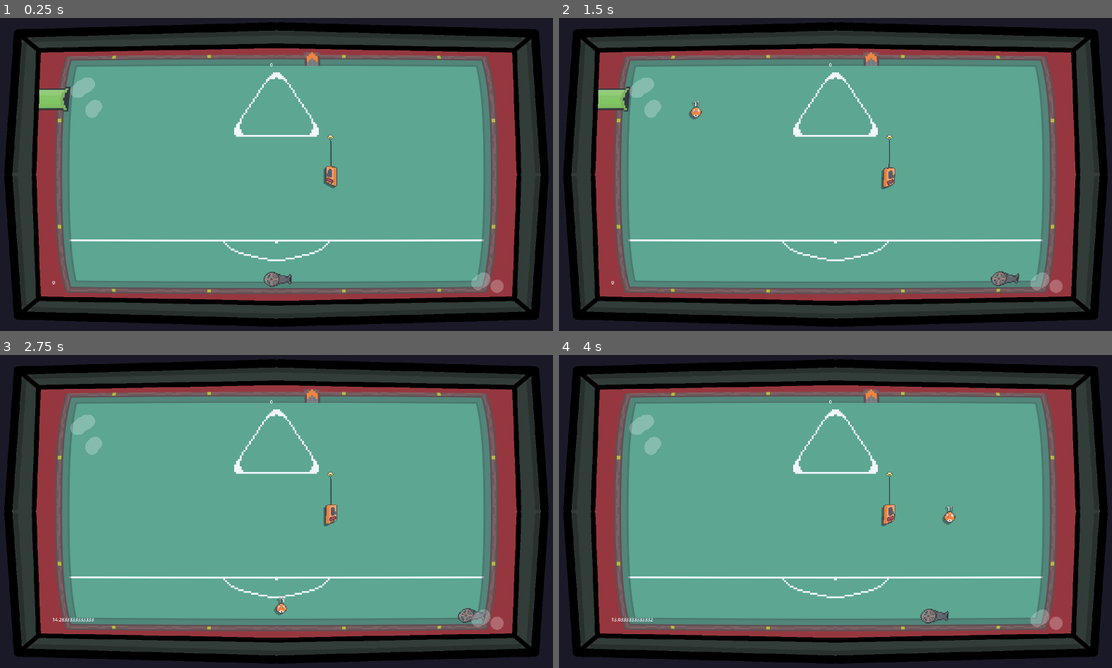
Above: before the commit, frames 1-4 (two rows, left to right).
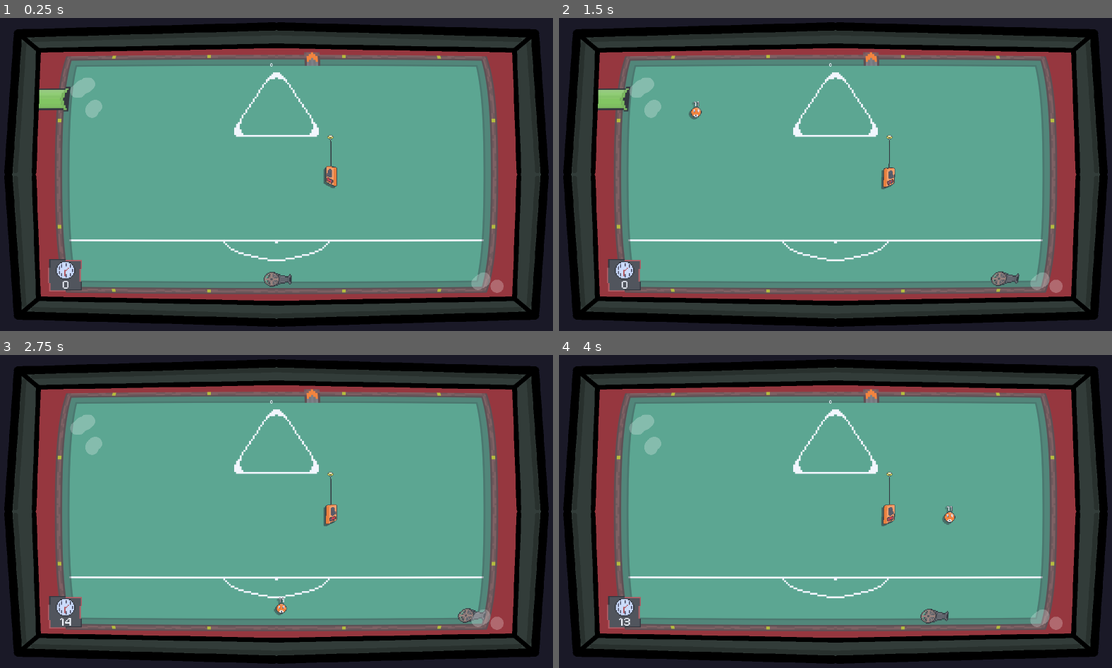
Above: after the commit, the same moments.

Repository: Z3BINI/game-design-final-project
Game: Godot game, scene res://scenes/insane_pool/crazy_pool.tscn
Two runs of this game, one before a commit and one after it. Both use one fixed random seed, a clock stepped at 60 frames per second and the inputs below. The project has no main scene, so this scene is started directly.
Inputs (mouse positions are in pixels of both pictures, inside the frame that each line leads up to):
- Up to frame 1 (0.25 s): no input
- Up to frame 2 (1.5 s): move the mouse to (957, 158) at 0.52 s; hold D (move_right) 0.53-1.28 s; hold E (interact) 0.53-1.28 s; tap Space (jump) at 0.77 s; move the mouse to (724, 190) at 1.27 s; hold S (move_backward) from 1.28 s (still down); click (724, 190) at 1.35 s
- Up to frame 3 (2.75 s): tap Space (jump) at 1.52 s; move the mouse to (331, 442) at 2.02 s; release S (move_backward) at 2.03 s; hold D (move_right) from 2.03 s (still down); hold E (interact) from 2.03 s (still down)
- Up to frame 4 (4 s): move the mouse to (807, 574) at 2.77 s; release D (move_right) at 2.78 s; release E (interact) at 2.78 s; hold W (move_forward) 2.78-3.53 s; click (807, 574) at 2.85 s; tap Space (jump) at 3.02, 3.77 s; move the mouse to (1006, 558) at 3.52 s; hold A (move_left) from 3.53 s (still down); hold E (interact) from 3.53 s (still down)

The runs differ from the first frame. In frame 1, 0.6% of the frame differs, in the area x 8-15%, y 77-88%; in frame 2, 0.6%; in frame 3, 0.6%, in the area x 8-17%, y 77-88%; in frame 4, 0.6%.

Commit message:
Timer art

Diff:
--- a/scenes/insane_pool/balls/color_ball.tscn
+++ b/scenes/insane_pool/balls/color_ball.tscn
@@ -48,6 +48,45 @@
 
 [sub_resource type="StyleBoxFlat" id="StyleBoxFlat_pg6bm"]
 bg_color = Color(0, 1, 0, 1)
+
+[sub_resource type="Animation" id="Animation_gte3n"]
+length = 0.001
+tracks/0/type = "value"
+tracks/0/imported = false
+tracks/0/enabled = true
+tracks/0/path = NodePath("MyPoints:modulate")
+tracks/0/interp = 1
+tracks/0/loop_wrap = true
+tracks/0/keys = {
+"times": PackedFloat32Array(0),
+"transitions": PackedFloat32Array(1),
+"update": 0,
+"values": [Color(1, 1, 1, 1)]
+}
+tracks/1/type = "value"
+tracks/1/imported = false
+tracks/1/enabled = true
+tracks/1/path = NodePath("Subtract:scale")
+tracks/1/interp = 1
+tracks/1/loop_wrap = true
+tracks/1/keys = {
+"times": PackedFloat32Array(0),
+"transitions": PackedFloat32Array(1),
+"update": 0,
+"values": [Vector2(0, 0)]
+}
+tracks/2/type = "value"
+tracks/2/imported = false
+tracks/2/enabled = true
+tracks/2/path = NodePath("Subtract:visible")
+tracks/2/interp = 1
+tracks/2/loop_wrap = true
+tracks/2/keys = {
+"times": PackedFloat32Array(0),
+"transitions": PackedFloat32Array(1),
+"update": 1,
+"values": [false]
+}
 
 [sub_resource type="Animation" id="Animation_a3b6g"]
 resource_name = "reduced_points"
@@ -88,45 +127,6 @@
 "transitions": PackedFloat32Array(1, 1, 1),
 "update": 0,
 "values": [Vector2(1, 1), Vector2(1, 1), Vector2(0, 0)]
-}
-
-[sub_resource type="Animation" id="Animation_gte3n"]
-length = 0.001
-tracks/0/type = "value"
-tracks/0/imported = false
-tracks/0/enabled = true
-tracks/0/path = NodePath("MyPoints:modulate")
-tracks/0/interp = 1
-tracks/0/loop_wrap = true
-tracks/0/keys = {
-"times": PackedFloat32Array(0),
-"transitions": PackedFloat32Array(1),
-"update": 0,
-"values": [Color(1, 1, 1, 1)]
-}
-tracks/1/type = "value"
-tracks/1/imported = false
-tracks/1/enabled = true
-tracks/1/path = NodePath("Subtract:scale")
-tracks/1/interp = 1
-tracks/1/loop_wrap = true
-tracks/1/keys = {
-"times": PackedFloat32Array(0),
-"transitions": PackedFloat32Array(1),
-"update": 0,
-"values": [Vector2(0, 0)]
-}
-tracks/2/type = "value"
-tracks/2/imported = false
-tracks/2/enabled = true
-tracks/2/path = NodePath("Subtract:visible")
-tracks/2/interp = 1
-tracks/2/loop_wrap = true
-tracks/2/keys = {
-"times": PackedFloat32Array(0),
-"transitions": PackedFloat32Array(1),
-"update": 1,
-"values": [false]
 }
 
 [sub_resource type="AnimationLibrary" id="AnimationLibrary_shqjv"]
--- a/scenes/insane_pool/crazy_pool.tscn
+++ b/scenes/insane_pool/crazy_pool.tscn
@@ -7,6 +7,7 @@
 [ext_resource type="Texture2D" uid="uid://c2bhn08t1a7mp" path="res://assets/insane_pool/pool_balls/ball_spawner.png" id="4_j5q8o"]
 [ext_resource type="Shader" path="res://scenes/quack_world/fish_eye_shader/fish_eye.gdshader" id="5_e1ijn"]
 [ext_resource type="Texture2D" uid="uid://dwxng45urood" path="res://assets/arcade_game_bg.png" id="5_s4j82"]
+[ext_resource type="Texture2D" uid="uid://dc71h3vphxdpa" path="res://assets/insane_pool/world/timer.png" id="7_faygm"]
 [ext_resource type="FontFile" uid="uid://bikk745dwj17v" path="res://assets/fonts/PixelifySans-VariableFont_wght.ttf" id="8_28sne"]
 
 [sub_resource type="Animation" id="Animation_ghgfi"]
@@ -226,6 +227,10 @@
 shader_parameter/crop = 1.0
 shader_parameter/crop_color = Color(0, 0, 0, 1)
 
+[sub_resource type="LabelSettings" id="LabelSettings_oecm8"]
+font = ExtResource("8_28sne")
+font_size = 42
+
 [sub_resource type="LabelSettings" id="LabelSettings_5xwjv"]
 font = ExtResource("8_28sne")
 font_size = 64
@@ -341,17 +346,35 @@
 pivot_offset = Vector2(491, 258)
 color = Color(1, 1, 1, 0)
 
-[node name="TimerLabel" type="Label" parent="Ui/FishEyeShaderEffect"]
+[node name="TextureRect" type="TextureRect" parent="Ui/FishEyeShaderEffect"]
 layout_mode = 1
 anchors_preset = 2
 anchor_top = 1.0
 anchor_bottom = 1.0
-offset_left = 102.0
-offset_top = -110.0
-offset_right = 142.0
-offset_bottom = -87.0
+offset_left = 88.0
+offset_top = -182.0
+offset_right = 206.0
+offset_bottom = -64.0
 grow_vertical = 0
+texture = ExtResource("7_faygm")
+
+[node name="TimerLabel" type="Label" parent="Ui/FishEyeShaderEffect/TextureRect"]
+layout_mode = 1
+anchors_preset = 8
+anchor_left = 0.5
+anchor_top = 0.5
+anchor_right = 0.5
+anchor_bottom = 0.5
+offset_left = -24.0
+offset_top = 7.0
+offset_right = 25.0
+offset_bottom = 58.0
+grow_horizontal = 2
+grow_vertical = 2
+pivot_offset = Vector2(24, 25)
 text = "69"
+label_settings = SubResource("LabelSettings_oecm8")
+horizontal_alignment = 1
 
 [node name="PointsLabel" type="Label" parent="Ui/FishEyeShaderEffect"]
 layout_mode = 1
--- a/scenes/insane_pool/holes/hole.tscn
+++ b/scenes/insane_pool/holes/hole.tscn
@@ -71,6 +71,33 @@
 outline_size = 4
 outline_color = Color(1, 0, 0, 1)
 
+[sub_resource type="Animation" id="Animation_8bir5"]
+length = 0.001
+tracks/0/type = "value"
+tracks/0/imported = false
+tracks/0/enabled = true
+tracks/0/path = NodePath("Subtract:visible")
+tracks/0/interp = 1
+tracks/0/loop_wrap = true
+tracks/0/keys = {
+"times": PackedFloat32Array(0),
+"transitions": PackedFloat32Array(1),
+"update": 1,
+"values": [false]
+}
+tracks/1/type = "value"
+tracks/1/imported = false
+tracks/1/enabled = true
+tracks/1/path = NodePath("Subtract:scale")
+tracks/1/interp = 1
+tracks/1/loop_wrap = true
+tracks/1/keys = {
+"times": PackedFloat32Array(0),
+"transitions": PackedFloat32Array(1),
+"update": 0,
+"values": [Vector2(1e-05, 1e-05)]
+}
+
 [sub_resource type="Animation" id="Animation_0siog"]
 resource_name = "wrong_ball"
 step = 0.05
@@ -97,33 +124,6 @@
 "transitions": PackedFloat32Array(1, 1, 1, 1),
 "update": 0,
 "values": [Vector2(0, 0), Vector2(1, 1), Vector2(1, 1), Vector2(0, 0)]
-}
-
-[sub_resource type="Animation" id="Animation_8bir5"]
-length = 0.001
-tracks/0/type = "value"
-tracks/0/imported = false
-tracks/0/enabled = true
-tracks/0/path = NodePath("Subtract:visible")
-tracks/0/interp = 1
-tracks/0/loop_wrap = true
-tracks/0/keys = {
-"times": PackedFloat32Array(0),
-"transitions": PackedFloat32Array(1),
-"update": 1,
-"values": [false]
-}
-tracks/1/type = "value"
-tracks/1/imported = false
-tracks/1/enabled = true
-tracks/1/path = NodePath("Subtract:scale")
-tracks/1/interp = 1
-tracks/1/loop_wrap = true
-tracks/1/keys = {
-"times": PackedFloat32Array(0),
-"transitions": PackedFloat32Array(1),
-"update": 0,
-"values": [Vector2(1e-05, 1e-05)]
 }
 
 [sub_resource type="AnimationLibrary" id="AnimationLibrary_h6nsv"]
--- a/scripts/insane_pool/crazy_pool.gd
+++ b/scripts/insane_pool/crazy_pool.gd
@@ -60,7 +60,7 @@
 
 
 func _process(delta: float) -> void:
-	$Ui/FishEyeShaderEffect/TimerLabel.text = str(stage_timer.time_left)
+	$Ui/FishEyeShaderEffect/TextureRect/TimerLabel.text = "%d" % stage_timer.time_left
 
 	if stage_started and balls.get_child_count() <= 0:
 		stage_started=false
Binary file added: assets/insane_pool/world/timer.png
Not shown, added: assets/insane_pool/world/timer.png.import
Not shown: 1 places in scenes/insane_pool/crazy_pool.tscn that only renumber resources
